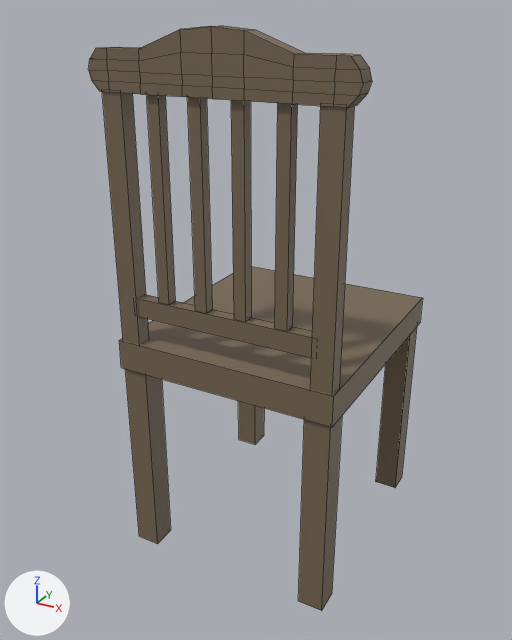
An edit to the FBX model Assets/Furniture/Chair_SM.fbx, drawn before and after from the same camera.
Both versions are drawn from a 50 mm lens placed at (0.608, -1.214, 1.069), pointed at (-0.038, -0.041, 0.482). Arrows for +X, +Y and +Z are at lower left; the lights stay in place. The older version comes first. Mesh edges are drawn as thin lines. Where no turn or scale is listed for an object, it has been applied to the vertices.

The first picture shows 'Chair'.
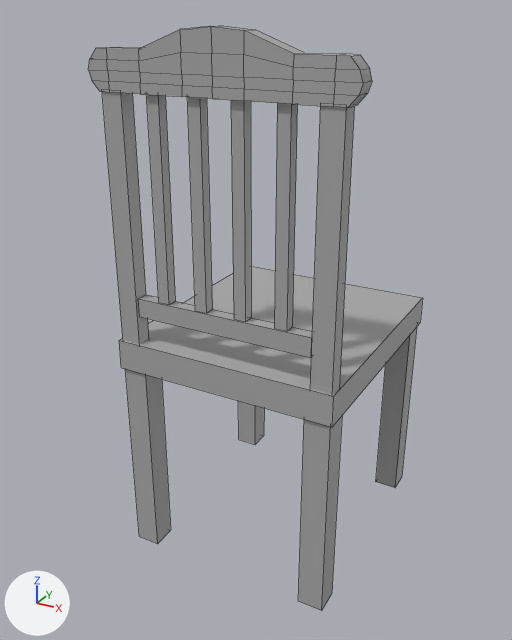
Boxes (x1, y1, x2, y2) around the edits, measured in the pictures (512 x 640 px; the box of a moved part takes in the faces that stretch with it):
part 1 of me_mesh, moved or reshaped: before (137, 294, 313, 358); after (138, 295, 313, 358)
part 2 of me_mesh, recoloured (brown to grey): (88, 26, 423, 611) in both

The change, as a diff of the scene's bpy script:
```diff
--- a/Assets/Furniture/Chair_SM.fbx.py
+++ b/Assets/Furniture/Chair_SM.fbx.py
@@ mat_standardsurface1 @@
+mat_standardsurface1 = principled_material('standardSurface1')
+mat_standardsurface1.base_color = (0.4, 0.4, 0.4)  # grey #aaaaaa
@@ me_mesh @@
 # used by ob_chair; location = (0.0, 0.0, 0.0)
-me_mesh.from_pydata(...)  # 186 vertices, 142 faces; spans x -0.244..0.244, y -0.25..0.25, z 0.0..1.045
+me_mesh.from_pydata(...)  # 186 vertices, 160 faces; spans x -0.244..0.244, y -0.25..0.25, z 0.0..1.045
+# me_mesh part 1
+# 4 vertices in x -0.188, y -0.242..-0.218, z 0.536..0.574 move by (0.01, 0.0, 0.0)
+# 4 vertices in x 0.188, y -0.242..-0.218, z 0.536..0.574 move by (-0.01, 0.0, 0.0)
+# 16 new faces join them
+# me_mesh part 2: 142 faces spanning x -0.244..0.244, y -0.25..0.25, z 0.0..1.045 switch from mat_chair_mat (brown #776752) to mat_standardsurface1 (grey #aaaaaa)
+# other edits to the shape of me_mesh do not show in these pictures
```
